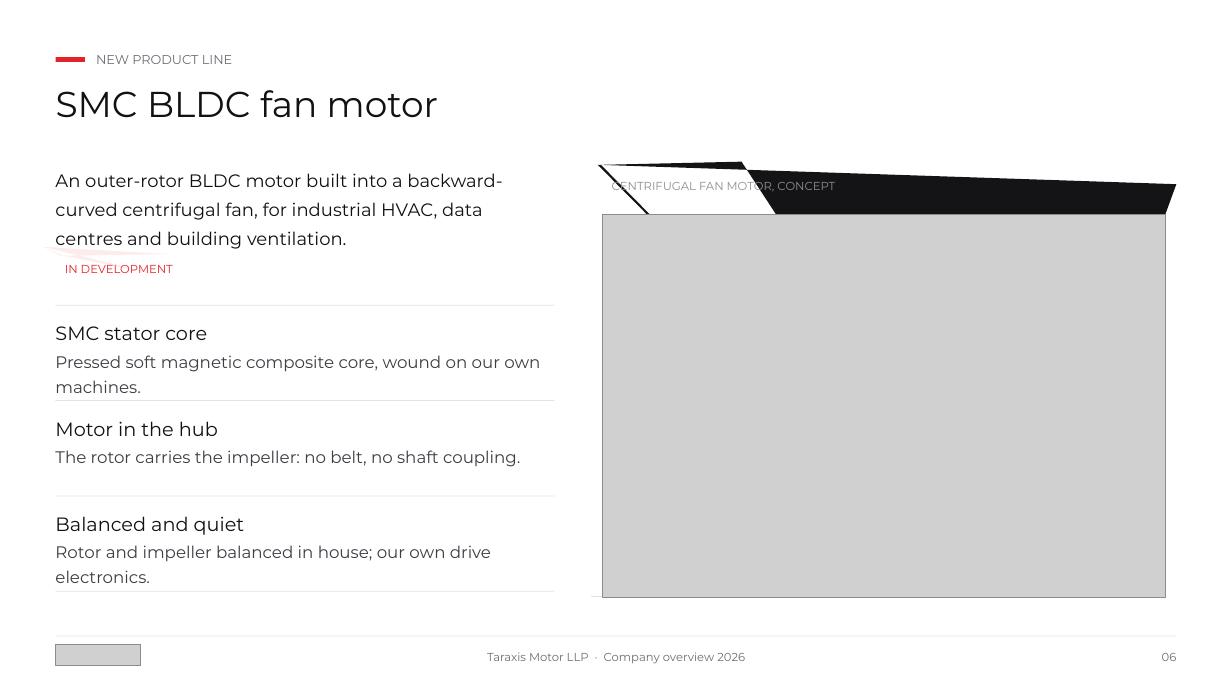
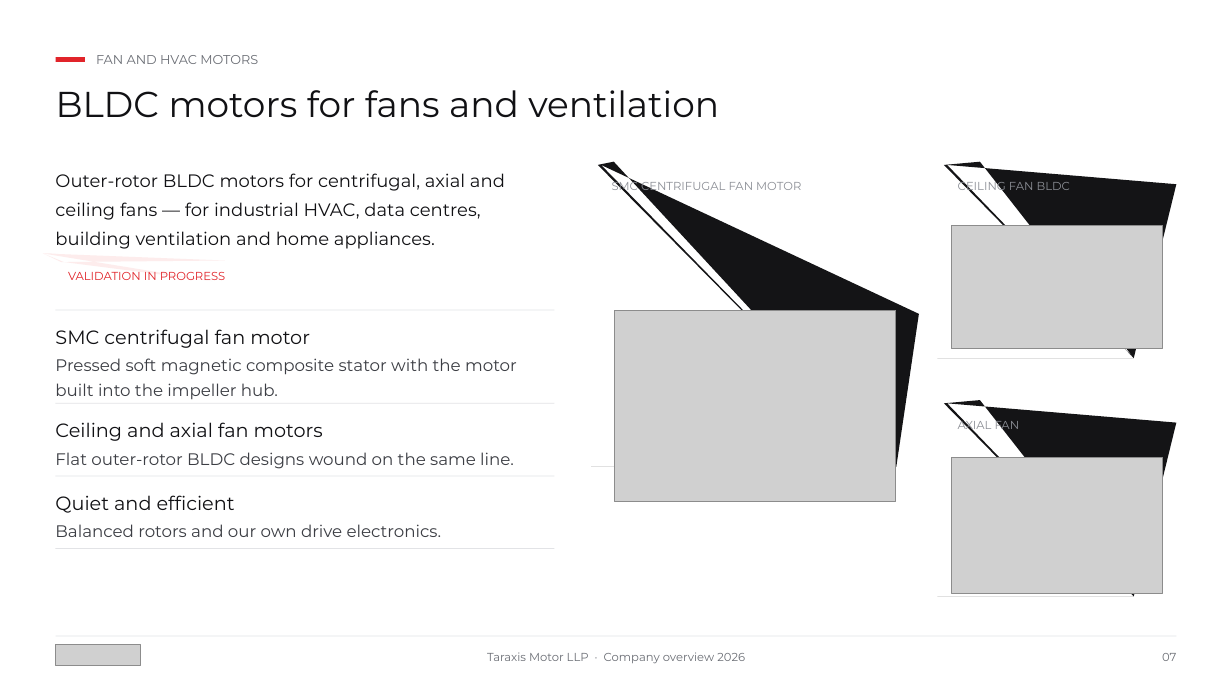
Before and after one commit to siddharthsu/siddharthsu, a slide deck: slide 7 of Taraxis_Presentation/Taraxis_Motor_Corporate.ppt (slide 6 before the commit). Drawn at 1232x693 pixels with LibreOffice and Linux fonts; fonts in the diff are those of the drawing; grey boxes stand for pictures. Boxes give left, top, right and bottom in pixels: in the first picture for what was removed or moved away, otherwise in the second. Text is boxed around its words. In the diff, an @@ line names an element or a change of style, - is before the commit and + after.

```diff
--- a/Taraxis_Presentation/Taraxis_Motor_Corporate.ppt
+++ b/Taraxis_Presentation/Taraxis_Motor_Corporate.ppt
@@ text at <box>96,55,258,64</box>: text changed @@
-NEW PRODUCT LINE
+FAN AND HVAC MOTORS
@@ text added at <box>56,90,719,118</box>, 28 pt, text #111114 @@
+BLDC motors for fans and ventilation
@@ text at <box>55,173,505,249</box>: text changed @@
-An outer-rotor BLDC motor built into a backward-curved centrifugal fan, for industrial HVAC, data centres and building ventilation.
+Outer-rotor BLDC motors for centrifugal, axial and ceiling fans — for industrial HVAC, data centres, building ventilation and home appliances.
@@ freeform shape: place and size @@
-freeform shape at <box>591,162,1176,619</box>
+freeform shape at <box>591,162,919,619</box>
@@ text at <box>612,179,801,194</box>: text changed @@
-CENTRIFUGAL FAN MOTOR, CONCEPT
+SMC CENTRIFUGAL FAN MOTOR
@@ freeform shape added at <box>937,162,1177,380</box>, fill #141416 @@
@@ text added at <box>958,179,1070,194</box>, 9 pt, text #8C8F96 @@
+CEILING FAN BLDC
@@ picture added at <box>951,225,1163,349</box> @@
@@ freeform shape: place and size @@
-freeform shape at <box>55,254,182,282</box>
+freeform shape at <box>55,260,237,288</box>
@@ text at <box>68,272,225,280</box>: text changed @@
-IN DEVELOPMENT
+VALIDATION IN PROGRESS
@@ rectangle: place and size @@
-rectangle at <box>55,305,554,306</box>
+rectangle at <box>55,309,554,310</box>
@@ text at <box>55,329,310,348</box>: text changed; size 28 to 15 pt @@
-SMC BLDC fan motor
+SMC centrifugal fan motor
@@ text removed at <box>55,326,207,340</box> @@
-SMC stator core
@@ picture: place and size @@
-picture at <box>602,214,1165,598</box>
+picture at <box>614,310,896,501</box>
@@ text at <box>55,358,517,399</box>: text changed @@
-Pressed soft magnetic composite core, wound on our own machines.
+Pressed soft magnetic composite stator with the motor built into the impeller hub.
@@ freeform shape added at <box>937,400,1177,619</box>, fill #141416 @@
@@ text added at <box>958,417,1020,432</box>, 9 pt, text #8C8F96 @@
+AXIAL FAN
@@ text removed at <box>55,421,218,436</box> @@
-Motor in the hub
@@ text added at <box>55,422,323,441</box>, 15 pt, text #111114 @@
+Ceiling and axial fan motors
@@ rectangle: place and size @@
-rectangle at <box>55,495,554,496</box>
+rectangle at <box>55,476,554,477</box>
@@ text removed at <box>55,450,520,467</box> @@
-The rotor carries the impeller: no belt, no shaft coupling.
@@ text added at <box>55,452,514,469</box>, 13 pt, text #3C3E44 @@
+Flat outer-rotor BLDC designs wound on the same line.
@@ picture added at <box>951,457,1163,593</box> @@
@@ text at <box>55,495,235,513</box>: text changed @@
-Balanced and quiet
+Quiet and efficient
@@ text at <box>55,524,441,537</box>: text changed @@
-Rotor and impeller balanced in house; our own drive electronics.
+Balanced rotors and our own drive electronics.
@@ rectangle: place and size @@
-rectangle at <box>55,590,554,591</box>
+rectangle at <box>55,548,554,549</box>
@@ text at <box>1162,653,1176,661</box>: text changed @@
-06
+07
```
Also in this commit, not shown: 11 other slides changed, 4 slides added, 2 slides removed, 2 other files.
